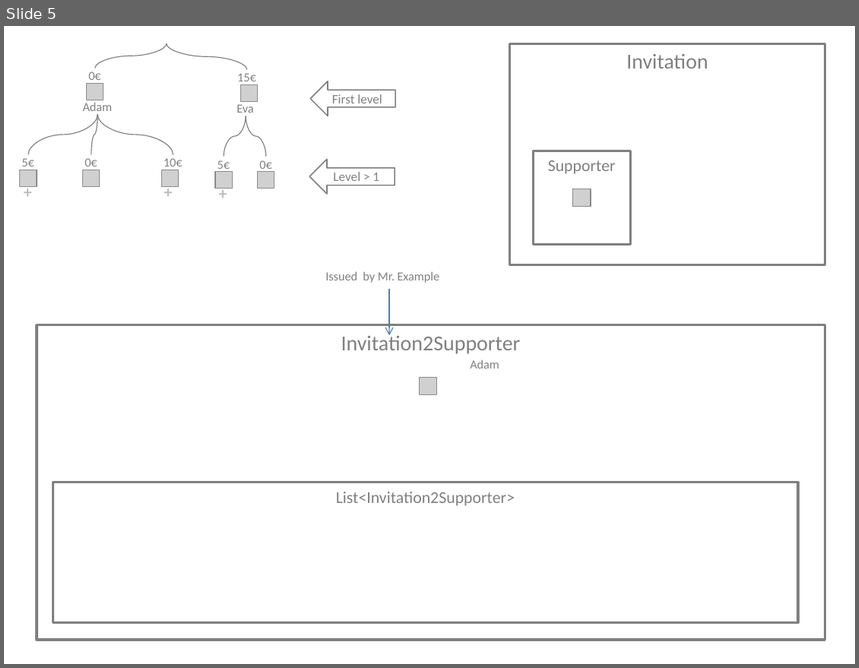
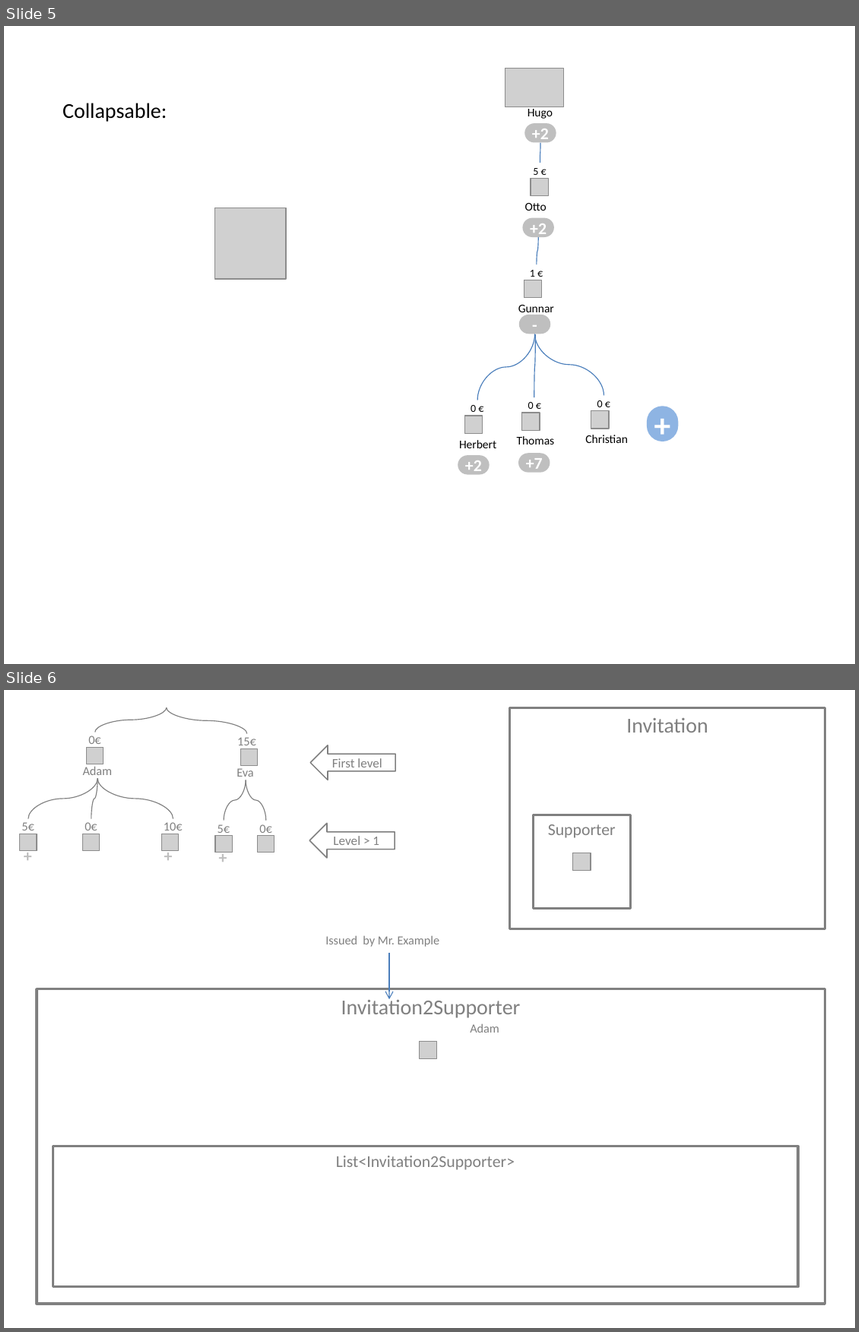
Before and after one commit to MoritzTheile/com.supeyou, a slide deck: com.supeyou.project/doc/SupeYou.datamodel.pptx. Shown one above the other, each under a label of ours: slide 5 before the commit, slides 5 and 6 after it. The pictures are 859x668 and 859x1332 pixels, drawn with LibreOffice and Linux fonts; fonts in the diff are those of the drawing; grey boxes stand for pictures. Boxes give left, top, right and bottom in pixels: in the first picture for what was removed or moved away, otherwise in the second. Text is boxed around its words. In the diff, an @@ line names an element or a change of style, - is before the commit and + after.

```diff
--- a/com.supeyou.project/doc/SupeYou.datamodel.pptx
+++ b/com.supeyou.project/doc/SupeYou.datamodel.pptx
@@ slide 5 added at [4, 26, 855, 664], background #FFFFFF @@
@@ picture added at [506, 69, 564, 108] @@
@@ text added at [63, 103, 167, 122], 18 pt, text #000000 @@
+Collapsable:
@@ text added at [528, 106, 553, 119], 10 pt, text #000000 @@
+Hugo
@@ rounded rectangle added at [525, 123, 557, 142], fill #BFBFBF, 14 pt, text #FFFFFF, bold @@
++2
@@ curved line added from (541, 142) to (541, 163), #4B7EBC 0.75 pt @@
@@ picture added at [531, 178, 549, 196] @@
@@ text added at [533, 168, 538, 175], 9 pt, text #000000 @@
+5 €
@@ text added at [525, 203, 547, 211], 10 pt, text #000000 @@
+Otto
@@ picture added at [215, 208, 286, 279] @@
@@ rounded rectangle added at [522, 218, 554, 238], fill #BFBFBF, 14 pt, text #FFFFFF, bold @@
++2
@@ curved line added from (538, 237) to (537, 265), #4B7EBC 0.75 pt @@
@@ text added at [530, 270, 535, 277], 9 pt, text #000000 @@
+1 €
@@ picture added at [524, 281, 542, 298] @@
@@ text added at [519, 305, 554, 316], 10 pt, text #000000 @@
+Gunnar
@@ rounded rectangle added at [519, 315, 550, 334], fill #BFBFBF, 14 pt, text #FFFFFF, bold @@
+-
@@ curved line added from (535, 334) to (477, 401), #4B7EBC 0.75 pt @@
@@ curved line added from (535, 335) to (534, 398), #4B7EBC 0.75 pt @@
@@ curved line added from (535, 334) to (604, 395), #4B7EBC 0.75 pt @@
@@ text added at [471, 405, 476, 416], 9 pt, text #000000 @@
+0 €
@@ picture added at [522, 412, 541, 430] @@
@@ text added at [528, 402, 534, 409], 9 pt, text #000000 @@
+0 €
@@ picture added at [591, 411, 609, 429] @@
@@ text added at [598, 401, 603, 408], 9 pt, text #000000 @@
+0 €
@@ rounded rectangle added at [647, 407, 678, 442], fill #8EB4E3, 28 pt, text #FFFFFF, bold @@
++
@@ picture added at [465, 416, 482, 433] @@
@@ text added at [585, 435, 627, 443], 10 pt, text #000000 @@
+Christian
@@ rounded rectangle added at [458, 456, 489, 475], fill #BFBFBF, 14 pt, text #FFFFFF, bold @@
++2
@@ text added at [459, 440, 496, 449], 10 pt, text #000000 @@
+Herbert
@@ text added at [517, 436, 555, 445], 10 pt, text #000000 @@
+Thomas
@@ rounded rectangle added at [519, 453, 550, 473], fill #BFBFBF, 14 pt, text #FFFFFF, bold @@
++7
@@ what was slide 5 is now slide 6 @@
```
Also in this commit, not shown: 12 other files.
